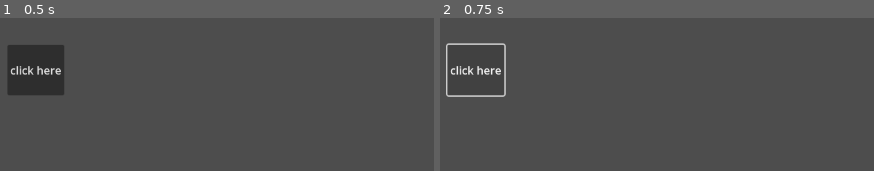
Above: before the commit, frames 1-2 (left to right).
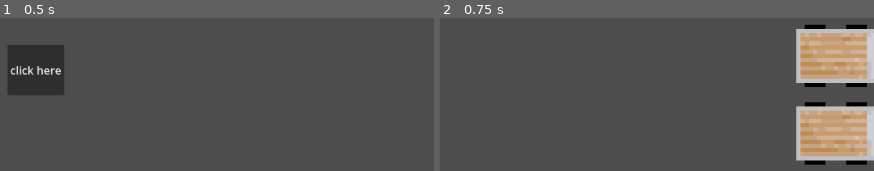
Above: after the commit, the same moments.

Repository: Bratah123/NewYearNewSkillsJam
Game: Godot game, scene res://game/main_menu.tscn
Two runs of this game, one before a commit and one after it. Both use one fixed random seed, a clock stepped at 60 frames per second and the inputs below.
Inputs:
- Up to frame 1 (0.5 s): no input
- Up to frame 2 (0.75 s): click "click here" at 0.5 s

Frame 1 is identical in both runs. In frame 2, 15% of the frame differs, in the area x 1-100%, y 4-97%.

Commit message:
FEAT: link up button to game scene

Diff:
--- /dev/null
+++ b/game/main_menu.gd
@@ -0,0 +1,14 @@
+extends Node2D
+
+
+# Called when the node enters the scene tree for the first time.
+func _ready():
+	pass # Replace with function body.
+
+
+# Called every frame. 'delta' is the elapsed time since the previous frame.
+func _process(delta):
+	pass
+
+func _on_button_pressed():
+	get_tree().change_scene_to_file("res://game/game.tscn")
--- a/game/main_menu.tscn
+++ b/game/main_menu.tscn
@@ -1,6 +1,9 @@
-[gd_scene format=3 uid="uid://bi278ukanovvd"]
+[gd_scene load_steps=2 format=3 uid="uid://bi278ukanovvd"]
+
+[ext_resource type="Script" path="res://game/main_menu.gd" id="1_i05p4"]
 
 [node name="MainMenu" type="Node2D"]
+script = ExtResource("1_i05p4")
 
 [node name="Button" type="Button" parent="."]
 offset_left = 537.0
@@ -8,3 +11,5 @@
 offset_right = 619.0
 offset_bottom = 344.0
 text = "click here"
+
+[connection signal="pressed" from="Button" to="." method="_on_button_pressed"]
Empty file removed: game/Button.gd
Not shown: 1 places in game/game.tscn that only renumber resources
